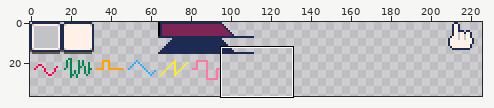
Two versions of one pixel-art file, tiny-cli/sfx.aseprite. The picture above shows the old version from afar; the outline marks the close-up.
Close-up. Earlier state:
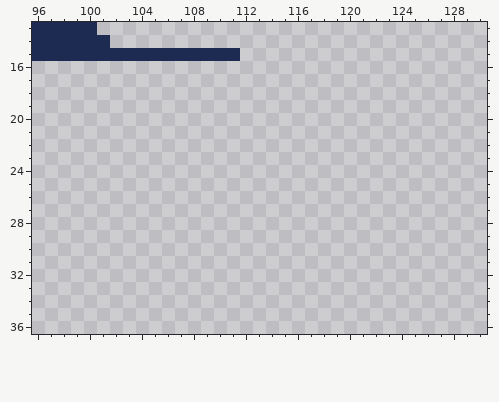
256x256 pixels, 1 frame. Shown: x 96..130, y 13..36. The wide view leaves out empty margins.
And afterwards:
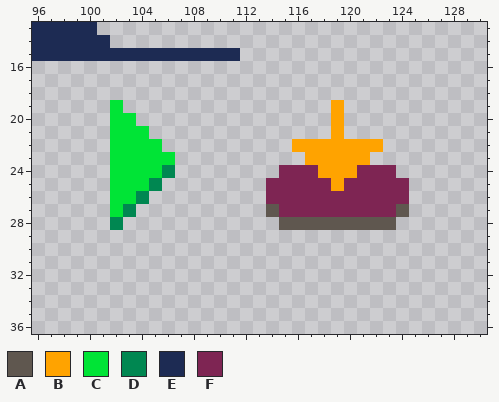
Palette (. is transparent): A #5f574f  B #ffa300  C #00e436  D #008751  E #1d2b53  F #7e2553
From old to new:
{"where": "layer \"Layer 1 #2\""}
{"y":19,"x":102,"old":".","new":"C"}
{"y":19,"x":119,"old":".","new":"B"}
{"y":20,"x":102,"old":"..","new":"CC"}
{"y":20,"x":119,"old":".","new":"B"}
{"y":21,"x":102,"old":"...","new":"CCC"}
{"y":21,"x":119,"old":".","new":"B"}
{"y":22,"x":102,"old":"....","new":"CCCC"}
{"y":22,"x":116,"old":".......","new":"BBBBBBB"}
{"y":23,"x":102,"old":".....","new":"CCCCC"}
{"y":23,"x":117,"old":".....","new":"BBBBB"}
{"y":24,"x":102,"old":".....","new":"CCCCD"}
{"y":24,"x":115,"old":".........","new":"FFFBBBFFF"}
{"y":25,"x":102,"old":"....","new":"CCCD"}
{"y":25,"x":114,"old":"...........","new":"FFFFFBFFFFF"}
{"y":26,"x":102,"old":"...","new":"CCD"}
{"y":26,"x":114,"old":"...........","new":"FFFFFFFFFFF"}
{"y":27,"x":102,"old":"..","new":"CD"}
{"y":27,"x":114,"old":"...........","new":"AFFFFFFFFFA"}
{"y":28,"x":102,"old":".","new":"D"}
{"y":28,"x":115,"old":".........","new":"AAAAAAAAA"}
{"label":"added","picture_box":[110,100,175,230]}
{"label":"added","picture_box":[266,100,409,230]}
